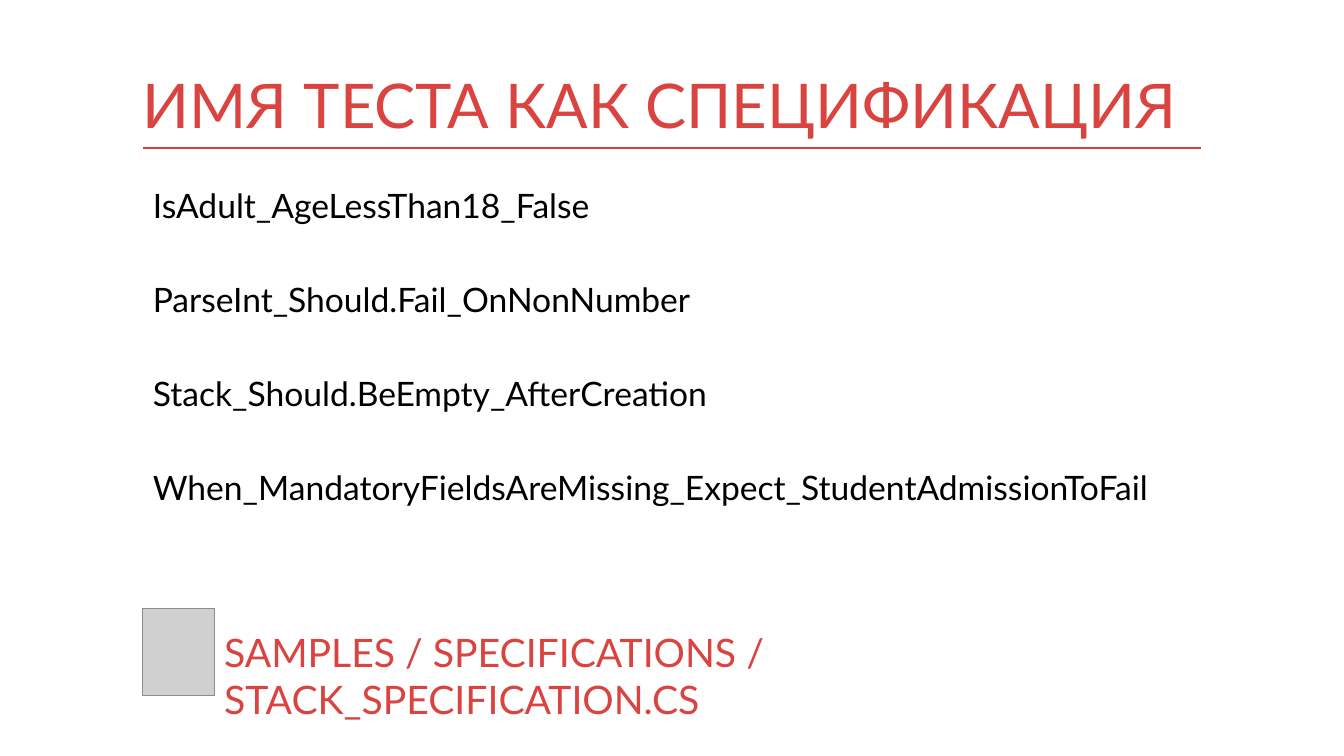
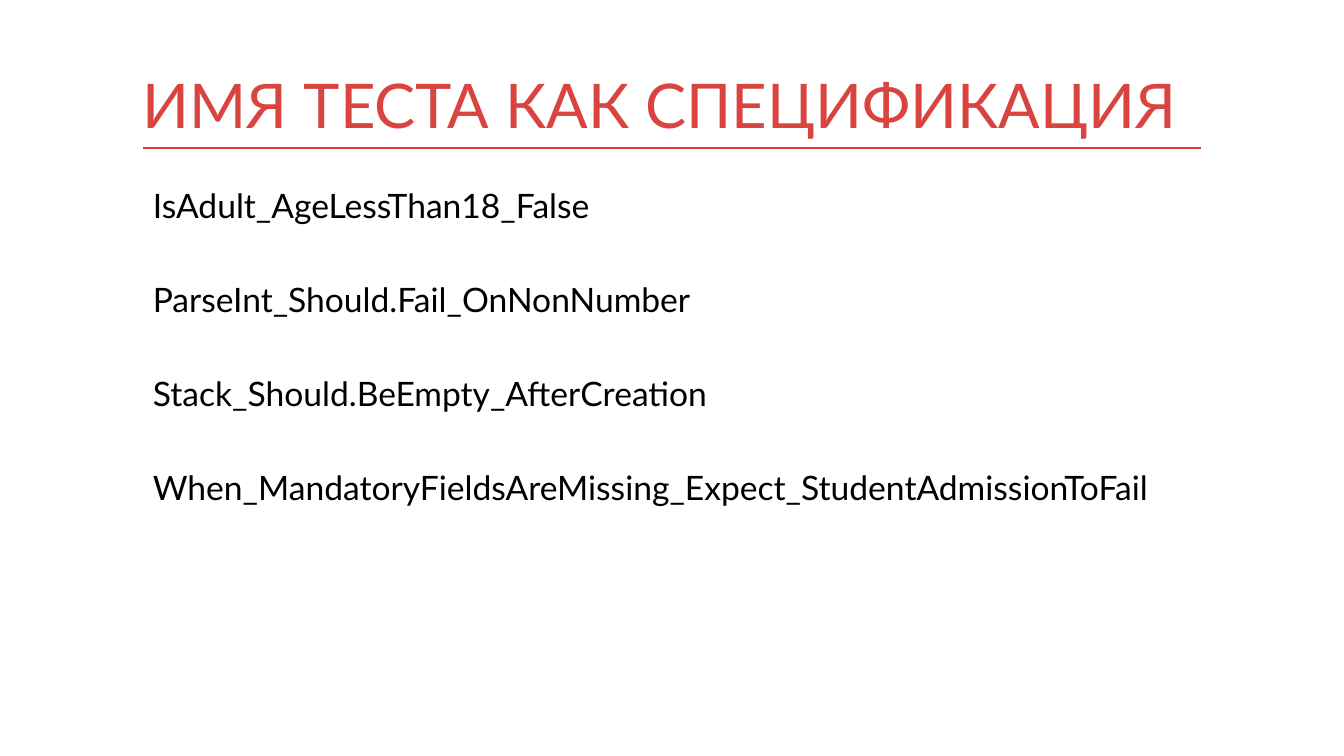
Before and after one commit to kontur-courses/testing, a slide deck: slide 9 of testing.pptx. Drawn at 1344x756 pixels with LibreOffice and Linux fonts; fonts in the diff are those of the drawing; grey boxes stand for pictures. Boxes give left, top, right and bottom in pixels: in the first picture for what was removed or moved away, otherwise in the second. Text is boxed around its words. In the diff, an @@ line names an element or a change of style, - is before the commit and + after.

```diff
--- a/testing.pptx
+++ b/testing.pptx
@@ picture removed at box(143, 608, 215, 696) @@
@@ text removed at box(224, 638, 736, 720) @@
-SAMPLES / SPECIFICATIONS / STACK_SPECIFICATION.CS
```
Also in this commit, not shown: 4 other slides changed, 2 slides added, 12 other files.
